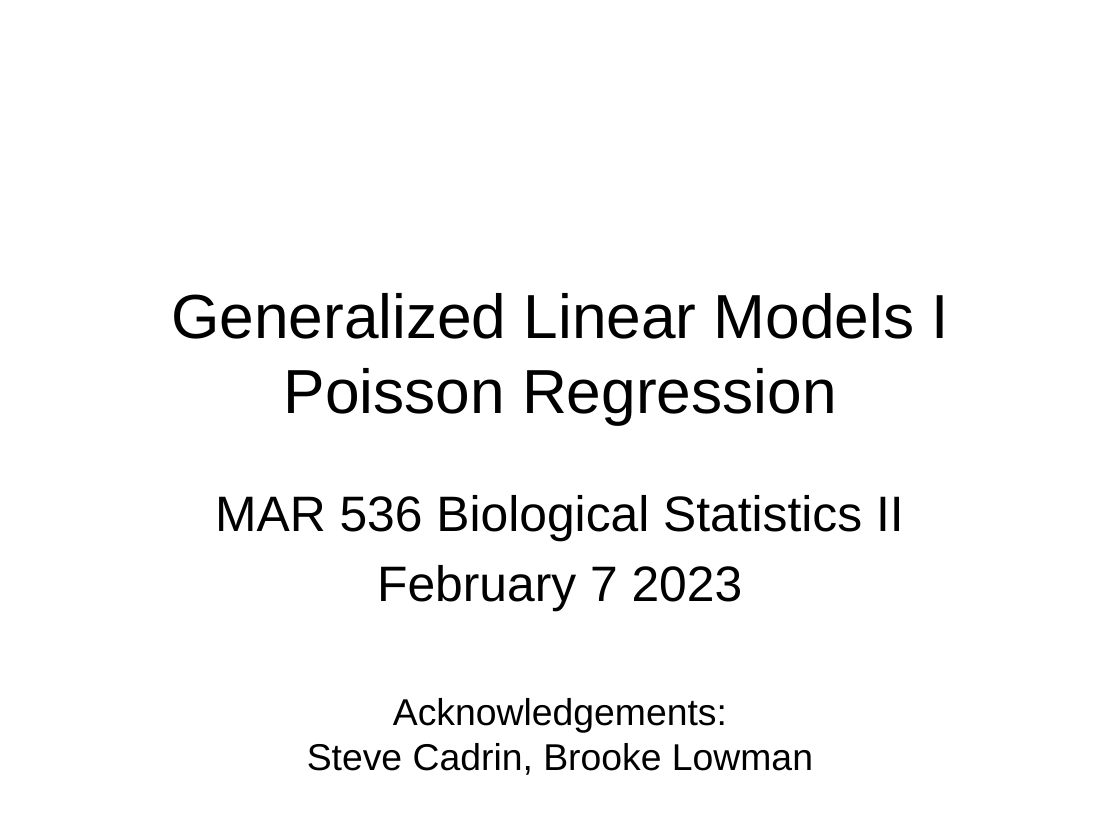
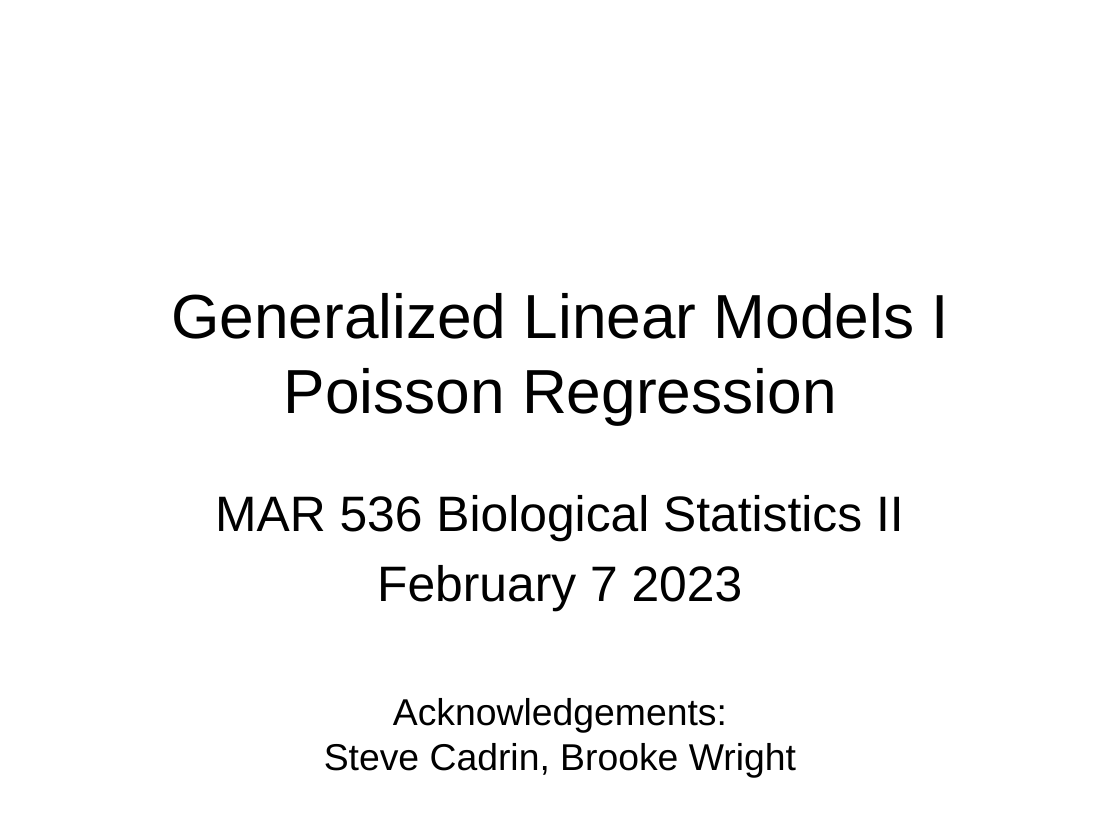
Before and after one commit to gavinfay/mar536-biolstats2-s25, a slide deck: slide 1 of docs/lectures/lec-06.pptx. Drawn at 1120x840 pixels with LibreOffice and Linux fonts; fonts in the diff are those of the drawing. Boxes give left, top, right and bottom in pixels: in the first picture for what was removed or moved away, otherwise in the second. Text is boxed around its words. In the diff, an @@ line names an element or a change of style, - is before the commit and + after.

```diff
--- a/docs/lectures/lec-06.pptx
+++ b/docs/lectures/lec-06.pptx
@@ subtitle at [324, 698, 796, 778]: text changed @@
-Acknowledgements:
-Steve Cadrin, Brooke Lowman
+Acknowledgements:
+Steve Cadrin, Brooke Wright
```
Also in this commit, not shown: 1 other slide changed, 28 other files.
